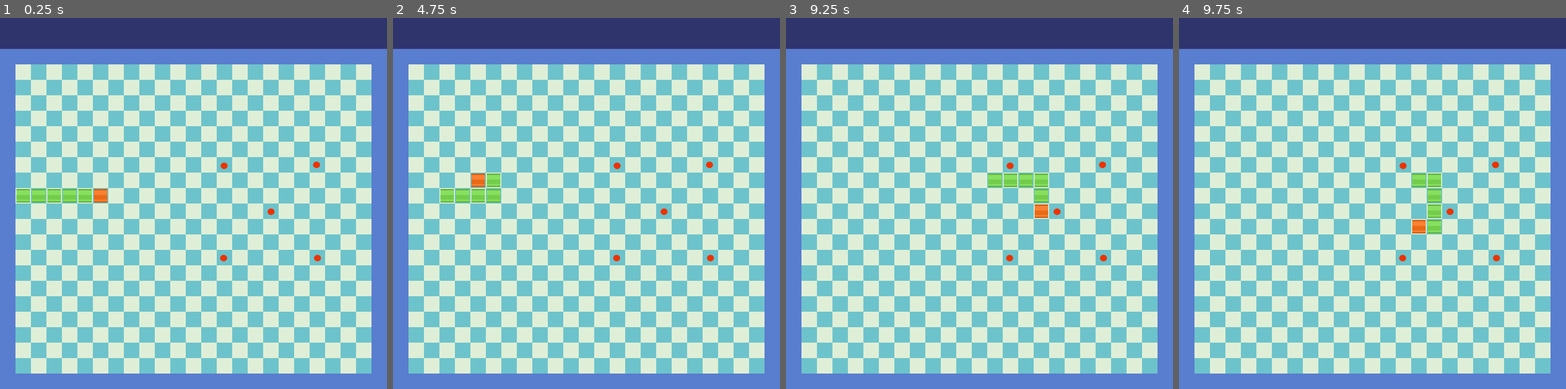
Above: before the commit, frames 1-4 (left to right).
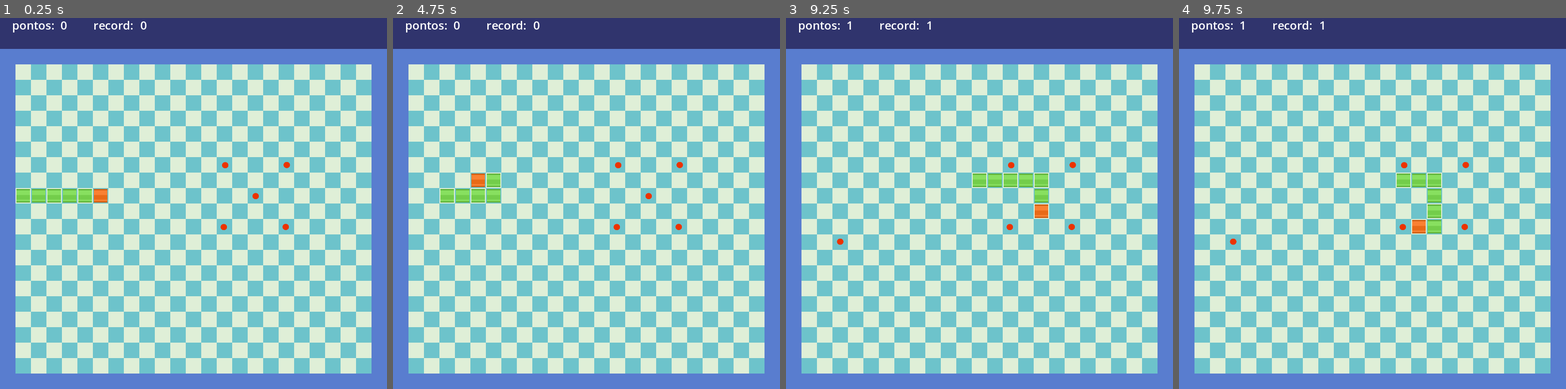
Above: after the commit, the same moments.

Repository: tales411/snake
Game: Godot game, scene res://scenes/main.tscn
Two runs of this game, one before a commit and one after it. Both use one fixed random seed, a clock stepped at 60 frames per second and the inputs below. The project has no main scene, so this scene is started directly.
Inputs:
- Up to frame 1 (0.25 s): no input
- Up to frame 2 (4.75 s): tap Enter (ui_accept) at 0.5, 0.77, 1.25, 1.52, 2, 2.75, 3.02, 3.5, 3.77, 4.25, 4.52 s; hold Up (ui_up) 0.53-2.03 s; hold Left (ui_left) 2.03-3.53 s; hold Down (ui_down) 3.53-4.28 s; hold Right (ui_right) from 4.28 s (still down)
- Up to frame 3 (9.25 s): release Right (ui_right) at 5 s; click "Play" at 5 s; hold Up (ui_up) 5.78-6.53 s; hold Right (ui_right) 6.53-8.78 s; tap Enter (ui_accept) at 6.77, 7.52, 8.27 s; hold Down (ui_down) from 8.78 s (still down)
- Up to frame 4 (9.75 s): release Down (ui_down) at 9.53 s; hold Left (ui_left) from 9.53 s (still down)

The runs differ from the first frame. In frame 1, 0.5% of the frame differs, in the area x 3-83%, y 0-66%; in frame 2, 0.5%; in frame 3, 0.6%; in frame 4, 0.6%.

Commit message:
pontuação e record

Diff:
--- a/snake/scenes/fruit.tscn
+++ b/snake/scenes/fruit.tscn
@@ -11,13 +11,13 @@
 scale = Vector2(0.385714, 0.368421)
 script = ExtResource("1_f1tfn")
 
+[node name="CollisionShape2D" type="CollisionShape2D" parent="."]
+position = Vector2(0, -2.71428)
+shape = SubResource("CircleShape2D_hquoy")
+
 [node name="FightJoy14" type="Sprite2D" parent="."]
-position = Vector2(-0.685518, -0.0816751)
-scale = Vector2(1.54236, 1.49974)
+position = Vector2(-1.22026, -2.67165)
+scale = Vector2(1.43164, 1.44383)
 texture = ExtResource("2_nhnxm")
 
-[node name="CollisionShape2D" type="CollisionShape2D" parent="."]
-position = Vector2(0.770782, 0.110092)
-shape = SubResource("CircleShape2D_hquoy")
-
 [connection signal="body_entered" from="." to="." method="_on_body_entered"]
--- a/snake/scenes/main.tscn
+++ b/snake/scenes/main.tscn
@@ -508,6 +508,12 @@
 [sub_resource type="RectangleShape2D" id="RectangleShape2D_s3ncp"]
 size = Vector2(797, 27)
 
+[sub_resource type="LabelSettings" id="LabelSettings_mntpx"]
+font_size = 24
+
+[sub_resource type="LabelSettings" id="LabelSettings_ia6ck"]
+font_size = 24
+
 [node name="main game" type="Node2D"]
 script = ExtResource("1_ttt0n")
 
@@ -517,22 +523,21 @@
 tile_set = SubResource("TileSet_ki8wf")
 
 [node name="fruits" type="Node2D" parent="."]
-position = Vector2(47, 144)
 
 [node name="fruit" parent="fruits" instance=ExtResource("3_p4lmt")]
-position = Vector2(415, 385)
+position = Vector2(465.498, 337.712)
 
 [node name="fruit2" parent="fruits" instance=ExtResource("3_p4lmt")]
-position = Vector2(609, 385)
+position = Vector2(528.439, 401.674)
 
 [node name="fruit3" parent="fruits" instance=ExtResource("3_p4lmt")]
-position = Vector2(416, 194)
+position = Vector2(462.586, 465.761)
 
 [node name="fruit4" parent="fruits" instance=ExtResource("3_p4lmt")]
-position = Vector2(513, 289)
+position = Vector2(592.707, 337.234)
 
 [node name="fruit5" parent="fruits" instance=ExtResource("3_p4lmt")]
-position = Vector2(607, 192)
+position = Vector2(590.586, 465.491)
 
 [node name="player" parent="." instance=ExtResource("4_aqy28")]
 position = Vector2(208, 400)
@@ -559,6 +564,30 @@
 position = Vector2(399.5, 783.5)
 shape = SubResource("RectangleShape2D_s3ncp")
 
+[node name="score" type="Label" parent="."]
+offset_left = 25.0
+offset_top = 30.0
+offset_right = 276.0
+offset_bottom = 64.0
+text = "pontos:             record:"
+label_settings = SubResource("LabelSettings_mntpx")
+
+[node name="points" type="Label" parent="score"]
+layout_mode = 0
+offset_left = 100.0
+offset_right = 140.0
+offset_bottom = 34.0
+text = "0"
+label_settings = SubResource("LabelSettings_ia6ck")
+
+[node name="record" type="Label" parent="score"]
+layout_mode = 0
+offset_left = 265.0
+offset_right = 305.0
+offset_bottom = 34.0
+text = "0"
+label_settings = SubResource("LabelSettings_ia6ck")
+
 [connection signal="timeout" from="Timer" to="." method="_on_timer_timeout"]
 [connection signal="timeout" from="Timer" to="player" method="_on_timer_timeout"]
 [connection signal="body_entered" from="wall" to="player" method="_on_wall_body_entered"]
--- a/snake/scripts/main.gd
+++ b/snake/scripts/main.gd
@@ -2,13 +2,20 @@
 
 
 var fruit_scene = preload("res://scenes/fruit.tscn")
+var points = 0
 
+var record = 0
+var high_score = 0
+var config = ConfigFile.new()
 
 func _ready():
+	points = 0 # zera a pontuação no começo
 	Global.grid_size = 32 # Tamanho do grid
 	Global.direction = Vector2.RIGHT # direção inicial (começa indo para a direita)
 	Global.snake_body = [] # lista do corpo da cobra
 	Global.initial_length = 5 # tamanho inicial da cobra
+	_load_record()
+
 	# cria o corpo inicial da cobra
 	for i in range(Global.initial_length):
 		var segment = Sprite2D.new()
@@ -28,6 +35,7 @@
 	if Global.fruit_entered == true:
 		_grow()
 		_spawn_fruit()
+		_score()
 		Global.fruit_entered = false
 
 func _on_timer_timeout() -> void:
@@ -46,24 +54,59 @@
 
 
 
+func _check_position(new_position):
+	for i in range(Global.snake_body.size() - 1, -1, -1):
+		# Verifica se a nova posição coincide com a posição do corpo da cobra
+		if Global.snake_body[i].position == new_position:
+			print("Posição inválida. A posição está colidindo com o corpo da cobra.")
+			return false  # Retorna false se a posição colidir
+	for existing_fruit in $fruits.get_children():
+		if existing_fruit.position == new_position:
+			print("Posição inválida: em cima de outra fruta")
+			return false
+
+	return true  # Retorna true se não houver colisão
+
 
 func _spawn_fruit():
 	var valid_position = false
 	var fruit = fruit_scene.instantiate()
 	var new_position
+
 	while valid_position == false:
-		var random_x = randi() % int(22)*32
-		var random_y = randi() % int(19)*32
-		new_position = Vector2(random_x, 2*32)
-		for i in range(Global.snake_body.size() - 1, 0, -1):
-			if Global.snake_body[i].position == new_position:
-				print("teste")
-				valid_position = false
-				break
-			else:
-				valid_position = true
+		# Gera uma nova posição aleatória na linha fixa
+		var random_x = (randi() % int(22) * 32) - 16 + (32 * 2)# -16 para alinhar no centro
+		var random_y = (randi() % int(19) * 32) - 16 + (32 * 5)
+		new_position = Vector2(random_x, random_y)
+
+		# Verifica se a posição gerada é válida
+		valid_position = _check_position(new_position)
+
+	# Quando uma posição válida for encontrada, posiciona a fruta
+	fruit.position = new_position
+	$fruits.add_child(fruit)
+
+
+func _score():
+	points += 1
+	$score/points.text = str(points)
+	if points > record:
+		record = points
+
+		_save_record()
 
 
 
-	fruit.position = new_position
-	$fruits.add_child(fruit)
+func _save_record():
+	$score/record.text = str(record)
+
+	config.set_value("scores", "high_scores", record)
+	var path = "user://save.cfg"
+	config.save(path)
+	print(record)
+
+func _load_record():
+	var path = "user://save.cfg"
+	config.load(path)
+	record = config.get_value("scores", "high_scores", record)
+	$score/record.text = str(record)
Not shown: 1 places in snake/scenes/home_menu.tscn that only renumber resources
Not shown: 1 places in snake/scenes/main.tscn that only renumber resources
